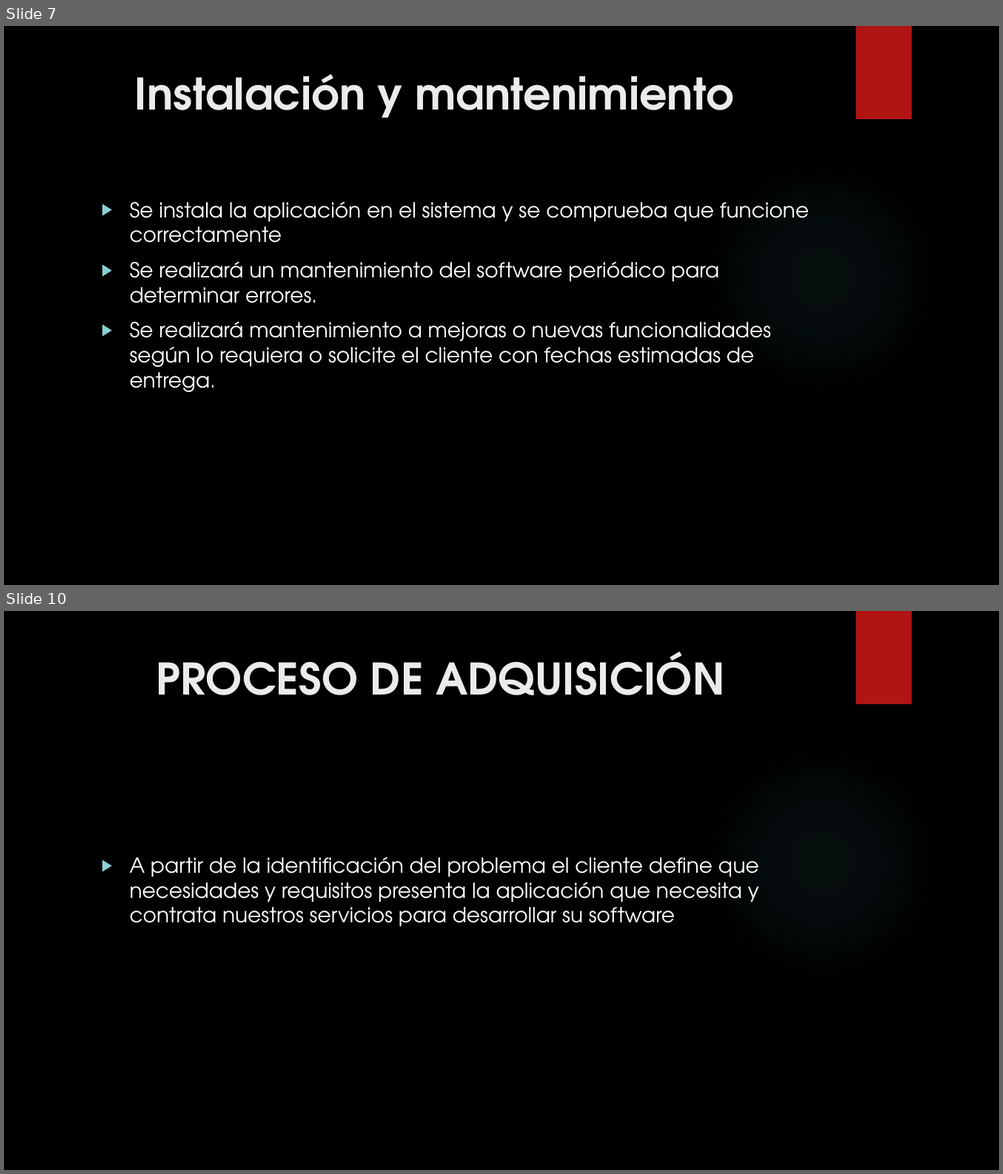
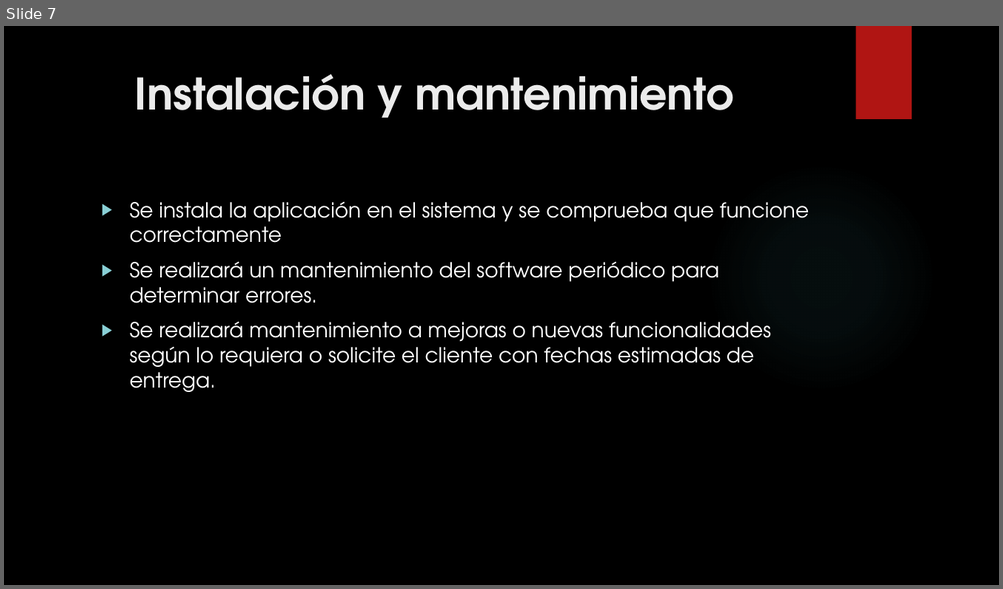
Before and after one commit to JairoVargasGonzalez/Tecno, a slide deck: ProjectoAplicacionesIIReparado/DocumentaciónYVideo/CICLO DE VIDA DEL SOFTWARE.pptx. Shown one above the other, each under a label of ours: slides 7 and 10 before the commit, slide 7 after it; the slides between them are not shown. The pictures are 1003x1174 and 1003x589 pixels, drawn with LibreOffice and Linux fonts; fonts in the diff are those of the drawing; background and template pictures are left out. Boxes give left, top, right and bottom in pixels: in the first picture for what was removed or moved away, otherwise in the second. Text is boxed around its words. In the diff, an @@ line names an element or a change of style, - is before the commit and + after.

```diff
--- a/ProjectoAplicacionesIIReparado/DocumentaciónYVideo/CICLO DE VIDA DEL SOFTWARE.pptx
+++ b/ProjectoAplicacionesIIReparado/DocumentaciónYVideo/CICLO DE VIDA DEL SOFTWARE.pptx
@@ slide 10 removed at bbox=[4, 611, 999, 1170], background picture (left out); not listed: 2 template elements that a slide beside it also shows @@
@@ title removed at bbox=[156, 652, 724, 695] @@
-PROCESO DE ADQUISICIÓN
@@ text removed at bbox=[130, 857, 759, 927] @@
-▶ A partir de la identificación del problema el cliente define que necesidades y requisitos presenta la aplicación que necesita y contrata nuestros servicios para desarrollar su software
```
Also in this commit, not shown: 6 slides changed, 6 slides added, 5 other slides removed, 3 other files.
